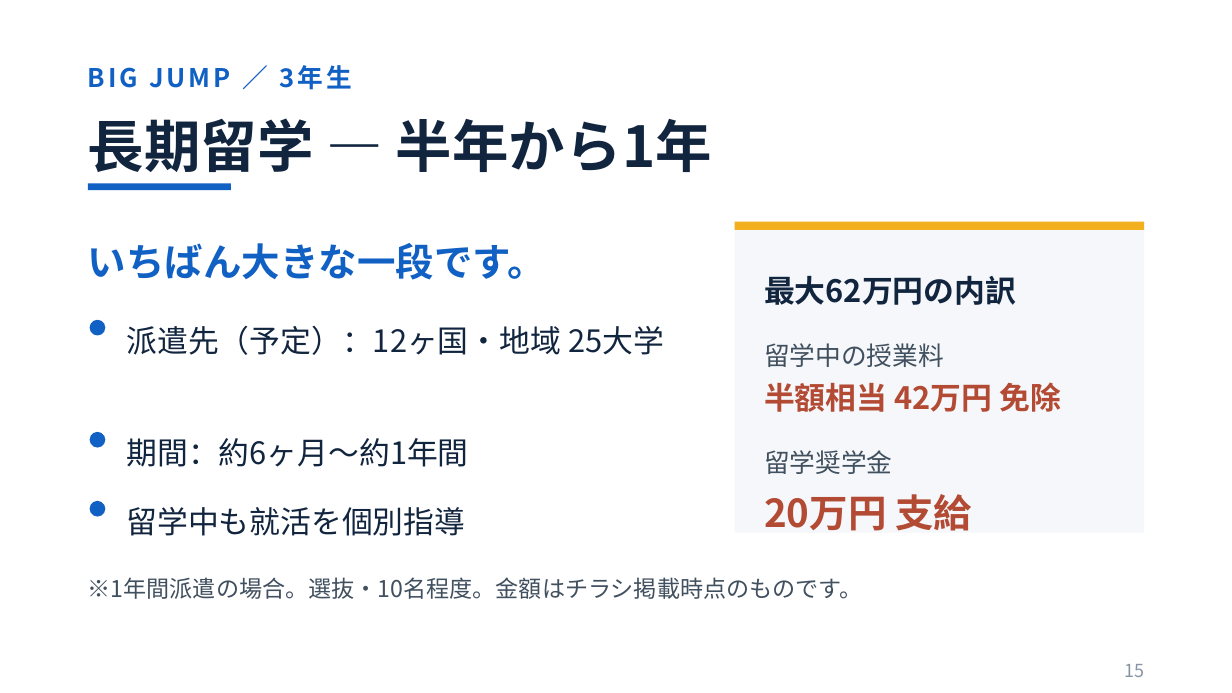
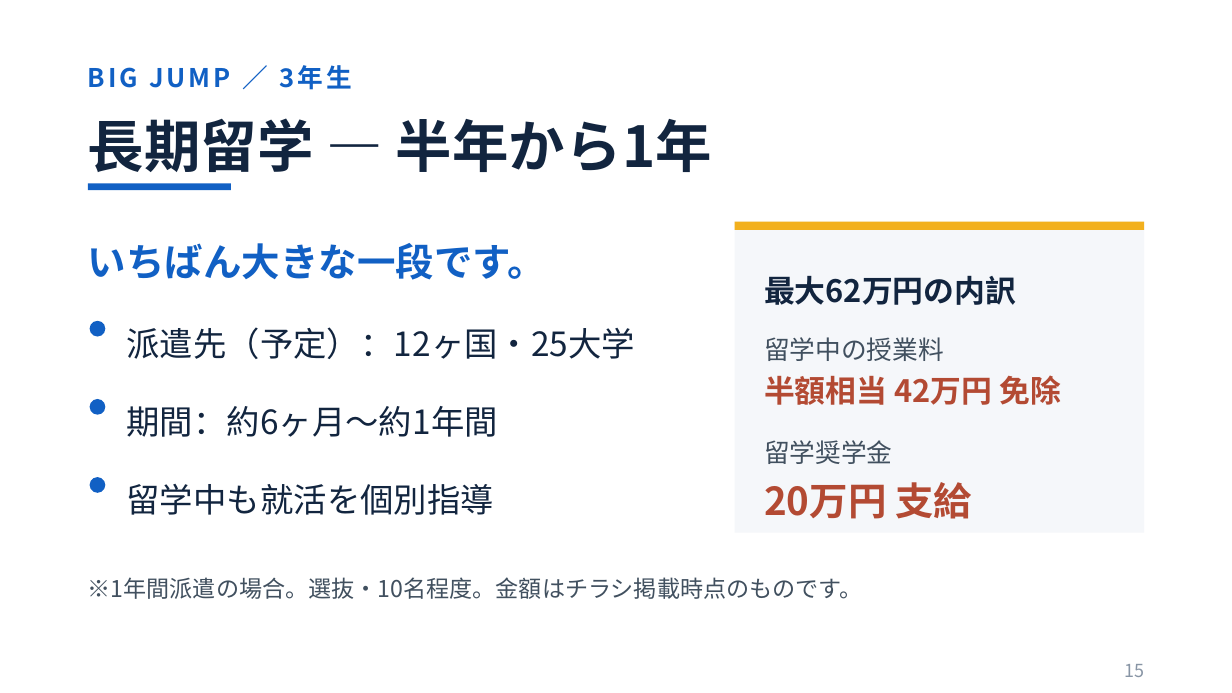
Before and after one commit to myojo1gou/glowing-parakeet, a slide deck: slide 15 of oc2026_slides/01_学科紹介_8月23日OC_鈴木版_改.pptx. Drawn at 1232x693 pixels with LibreOffice and Linux fonts; fonts in the diff are those of the drawing. Boxes give left, top, right and bottom in pixels: in the first picture for what was removed or moved away, otherwise in the second. Text is boxed around its words. In the diff, an @@ line names an element or a change of style, - is before the commit and + after.

```diff
--- a/oc2026_slides/01_学科紹介_8月23日OC_鈴木版_改.pptx
+++ b/oc2026_slides/01_学科紹介_8月23日OC_鈴木版_改.pptx
@@ text at (127, 327, 636, 359): text changed; size 24 to 26 pt @@
-派遣先（予定）：12ヶ国・地域 25大学
+派遣先（予定）：12ヶ国・25大学
@@ text "留学中の授業料": place and size @@
-text "留学中の授業料" at (764, 343, 944, 367)
+text "留学中の授業料" at (764, 337, 944, 361)
@@ text "半額相当 42万円 免除": place and size @@
-text "半額相当 42万円 免除" at (764, 382, 1061, 412)
+text "半額相当 42万円 免除" at (764, 375, 1061, 405)
@@ text "期間：約6ヶ月〜約1年間" at (127, 406, 498, 437): size 24 to 26 pt @@
@@ text "期間：約6ヶ月〜約1年間": place and size @@
-text "期間：約6ヶ月〜約1年間" at (127, 438, 469, 467)
+text "期間：約6ヶ月〜約1年間" at (127, 406, 498, 437)
@@ ellipse: place and size @@
-ellipse at (90, 432, 105, 447)
+ellipse at (90, 399, 105, 415)
@@ text "留学奨学金": place and size @@
-text "留学奨学金" at (764, 450, 893, 474)
+text "留学奨学金" at (764, 440, 893, 464)
@@ ellipse: place and size @@
-ellipse at (90, 501, 105, 517)
+ellipse at (90, 477, 105, 493)
@@ text "留学中も就活を個別指導": place and size @@
-text "留学中も就活を個別指導" at (127, 507, 466, 536)
+text "留学中も就活を個別指導" at (127, 484, 494, 515)
@@ text "留学中も就活を個別指導" at (127, 484, 494, 515): size 24 to 26 pt @@
@@ text "20万円 支給": place and size @@
-text "20万円 支給" at (764, 494, 972, 531)
+text "20万円 支給" at (764, 482, 972, 519)
```
Also in this commit, not shown: 17 other slides changed, 8 other files.
